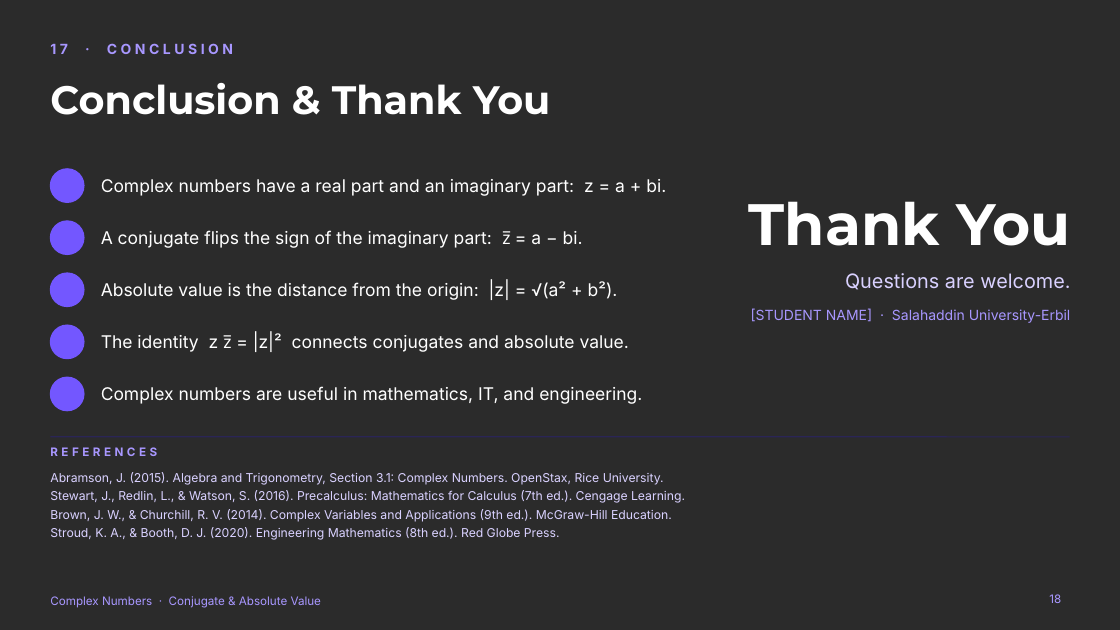
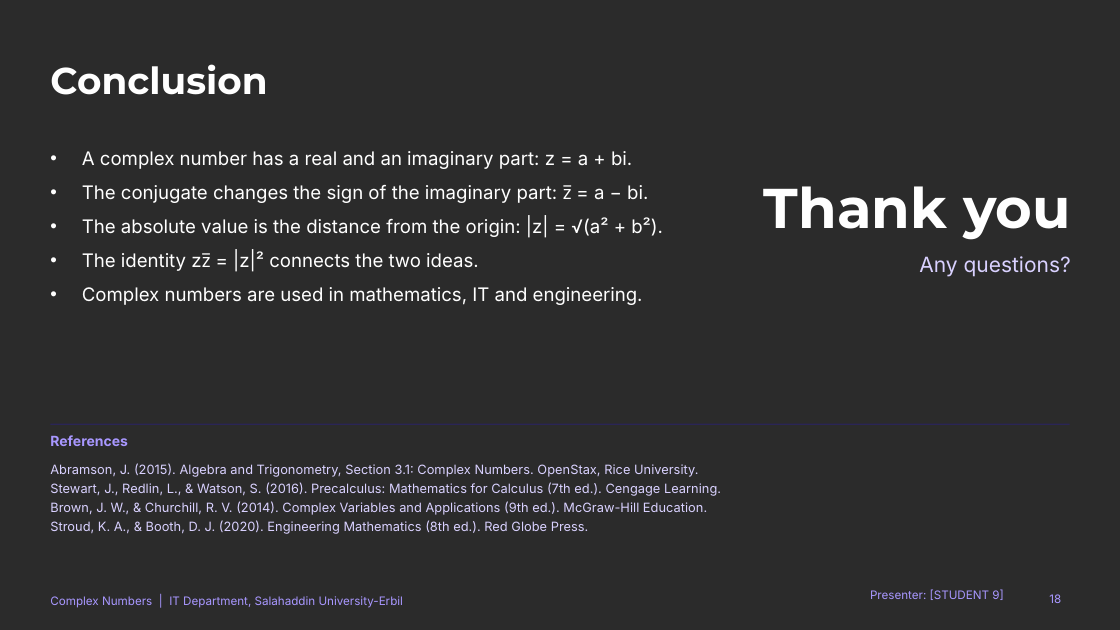
Before and after one commit to qaessafty-arch/shalaw, a slide deck: slide 18 of Complex_Numbers_Conjugate_and_Absolute_Value.pptx. Drawn at 1120x630 pixels with LibreOffice and Linux fonts; fonts in the diff are those of the drawing; background and template pictures are left out; a plain dark background stands for a picture behind light text. Boxes give left, top, right and bottom in pixels: in the first picture for what was removed or moved away, otherwise in the second. Text is boxed around its words. In the diff, an @@ line names an element or a change of style, - is before the commit and + after.

```diff
--- a/Complex_Numbers_Conjugate_and_Absolute_Value.pptx
+++ b/Complex_Numbers_Conjugate_and_Absolute_Value.pptx
@@ title at (50,64,267,95): text changed; size 12 to 32 pt; font Inter to Montserrat; text colour #A897FF to #FFFFFF @@
-17 · CONCLUSION
+Conclusion
@@ title removed at (50,83,551,115) @@
-Conclusion & Thank You
@@ ellipse removed at (50,169,84,202) @@
@@ text added at (82,151,663,305), 16 pt, text #FFFFFF @@
+• A complex number has a real and an imaginary part: z = a + bi.
+• The conjugate changes the sign of the imaginary part: z̅ = a − bi.
+• The absolute value is the distance from the origin: |z| = √(a² + b²).
+• The identity zz̅ = |z|² connects the two ideas.
+• Complex numbers are used in mathematics, IT and engineering.
@@ text removed at (101,179,666,196) @@
-Complex numbers have a real part and an imaginary part: z = a + bi.
@@ text at (764,186,1071,240): text changed; size 50 to 48 pt @@
-Thank You
+Thank you
@@ ellipse removed at (50,221,84,255) @@
@@ text removed at (101,230,583,248) @@
-A conjugate flips the sign of the imaginary part: z̅ = a − bi.
@@ text at (919,256,1071,277): text changed; size 17 to 18 pt @@
-Questions are welcome.
+Any questions?
@@ ellipse removed at (50,273,84,307) @@
@@ text removed at (101,282,618,300) @@
-Absolute value is the distance from the origin: |z| = √(a² + b²).
@@ ellipse removed at (50,325,84,359) @@
@@ text removed at (751,308,1071,323) @@
-[STUDENT NAME] · Salahaddin University-Erbil
@@ text removed at (101,334,629,352) @@
-The identity z z̅ = |z|² connects conjugates and absolute value.
@@ ellipse removed at (50,377,84,411) @@
@@ text removed at (101,386,642,404) @@
-Complex numbers are useful in mathematics, IT, and engineering.
@@ text at (50,435,128,446): text changed; size 10 to 12 pt @@
-REFERENCES
+References
@@ line moved from (50, 437) - (1070, 437) to (50, 424) - (1070, 424) @@
@@ text "Abramson, J. (2015). Algebra and ...": place and size @@
-text "Abramson, J. (2015). Algebra and ..." at (50,472,685,540)
+text "Abramson, J. (2015). Algebra and ..." at (50,463,721,534)
@@ text "Abramson, J. (2015). Algebra and ..." at (50,463,721,534): size 10.5 to 11 pt @@
@@ text at (50,596,403,608): text changed @@
-Complex Numbers · Conjugate & Absolute Value
+Complex Numbers | IT Department, Salahaddin University-Erbil
@@ text added at (870,589,1003,600), 10 pt, text #A897FF @@
+Presenter: [STUDENT 9]
```
Also in this commit, not shown: 17 other slides changed, 6 other files.
